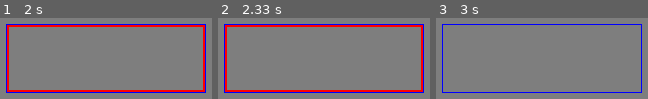
Above: before the commit, frames 1-3 (left to right).
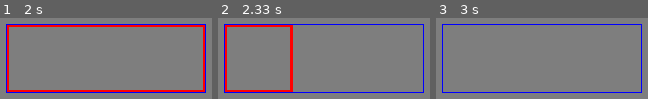
Above: after the commit, the same moments.

Repository: dtswanson/names_examples
Game: pygame game, started from get_rect/get_rect_even_more.py
The game is run twice, just before and just after one commit, with the same random seed, the same clock (stepped at 60 frames per second) and the same inputs.
Inputs (mouse positions are in pixels of both pictures, inside the frame that each line leads up to):
- Up to frame 1 (2 s): tap Enter at 0.33 s; press the mouse at (6, 23) at 1.7 s; move the mouse to (106, 57) at 1.8 s; release the mouse at (205, 93) at 1.93 s
- Up to frame 2 (2.33 s): hold S from 2 s (still down); move the mouse to (outside the picture) at 2.03 s
- Up to frame 3 (3 s): release S at 2.47 s; hold D from 2.5 s (still down)

Frame 1 is identical in both runs. In frame 2, 4.9% of the frame differs, in the area x 33-97%, y 8-92%; in frame 3, nothing differs.

Commit message:
Starter file added comments

Diff:
--- /dev/null
+++ b/get_img/image_move.py
@@ -0,0 +1,40 @@
+"""Move an image with the mouse."""
+
+import pygame
+from pygame.locals import *
+
+RED = (255, 0, 0)
+GRAY = (150, 150, 150)
+
+pygame.init()
+w, h = 640, 240
+screen = pygame.display.set_mode((w, h))
+running = True
+
+img = pygame.image.load('bird.png')
+img.convert()
+rect = img.get_rect()
+rect.center = w // 2, h // 2
+moving = False
+
+while running:
+    for event in pygame.event.get():
+        if event.type == QUIT:
+            running = False
+
+        elif event.type == MOUSEBUTTONDOWN:
+            if rect.collidepoint(event.pos):
+                moving = True
+
+        elif event.type == MOUSEBUTTONUP:
+            moving = False
+
+        elif event.type == MOUSEMOTION and moving:
+            rect.move_ip(event.rel)
+
+    screen.fill(GRAY)
+    screen.blit(img, rect)
+    pygame.draw.rect(screen, RED, rect, 1)
+    pygame.display.update()
+
+pygame.quit()
--- a/get_rect/get_rect_even_more.py
+++ b/get_rect/get_rect_even_more.py
@@ -43,6 +43,11 @@
         elif event.type == KEYDOWN:
             if event.key == K_d and rect_list:
                 rect_list.pop()
+            elif event.key == K_s and rect_list:
+                last_rect = rect_list[-1]
+                square_size = min(last_rect.width, last_rect.height)
+                last_rect.width = square_size
+                last_rect.height = square_size
 
     # Draw the screen
     screen.fill(GRAY)
